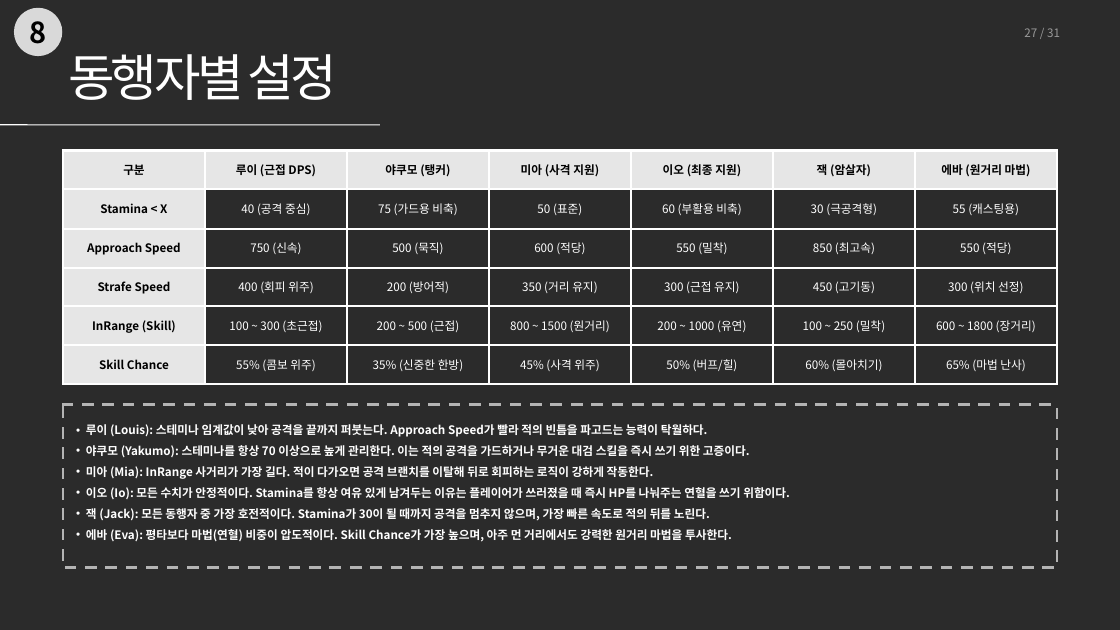
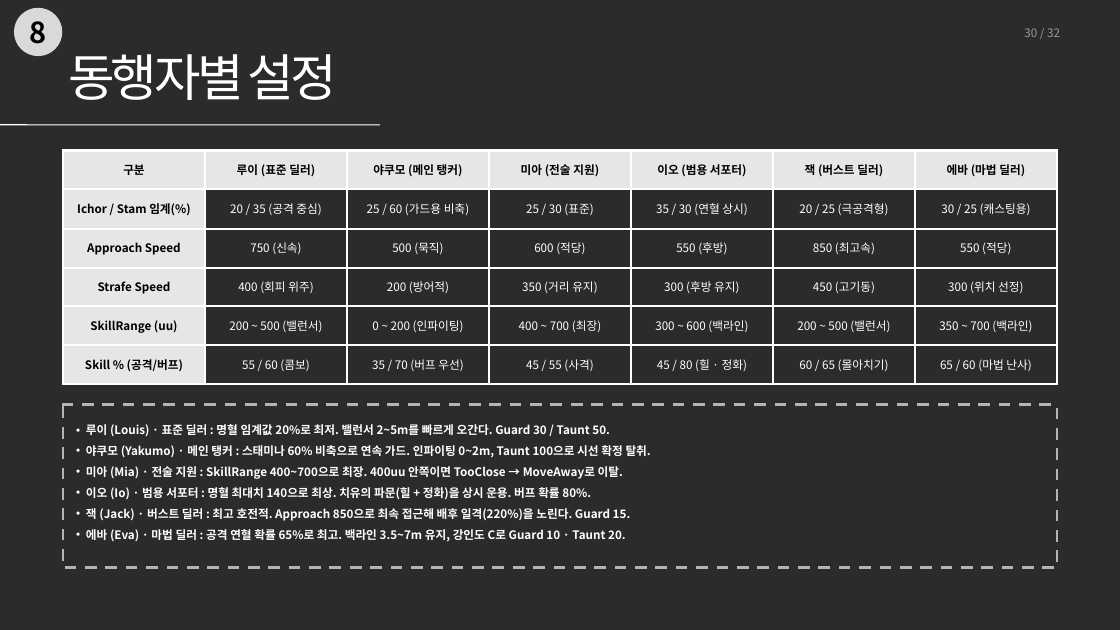
Before and after one commit to 0518tune/portfolio, a slide deck: slide 30 of files/수정본/동행자_BT설계.pptx (slide 27 before the commit). Drawn at 1120x630 pixels with LibreOffice and Linux fonts; fonts in the diff are those of the drawing; background and template pictures are left out; a plain dark background stands for a picture behind light text. Boxes give left, top, right and bottom in pixels: in the first picture for what was removed or moved away, otherwise in the second. Text is boxed around its words. In the diff, an @@ line names an element or a change of style, - is before the commit and + after.

```diff
--- a/files/수정본/동행자_BT설계.pptx
+++ b/files/수정본/동행자_BT설계.pptx
@@ text at (1024,28,1060,37): text changed @@
-27 / 31
+30 / 32
@@ table at (63,151,1058,384) @@
-row 1: 구분 | 루이 (근접 DPS) | 야쿠모 (탱커) | 미아 (사격 지원) | 이오 (최종 지원) | 잭 (암살자) | 에바 (원거리 마법)
+row 1: 구분 | 루이 (표준 딜러) | 야쿠모 (메인 탱커) | 미아 (전술 지원) | 이오 (범용 서포터) | 잭 (버스트 딜러) | 에바 (마법 딜러)
-row 2: Stamina < X | 40 (공격 중심) | 75 (가드용 비축) | 50 (표준) | 60 (부활용 비축) | 30 (극공격형) | 55 (캐스팅용)
+row 2: Ichor / Stam 임계(%) | 20 / 35 (공격 중심) | 25 / 60 (가드용 비축) | 25 / 30 (표준) | 35 / 30 (연혈 상시) | 20 / 25 (극공격형) | 30 / 25 (캐스팅용)
-row 3, column 5: 550 (밀착)
+row 3, column 5: 550 (후방)
-row 4, column 5: 300 (근접 유지)
+row 4, column 5: 300 (후방 유지)
-row 5: InRange (Skill) | 100 ~ 300 (초근접) | 200 ~ 500 (근접) | 800 ~ 1500 (원거리) | 200 ~ 1000 (유연) | 100 ~ 250 (밀착) | 600 ~ 1800 (장거리)
+row 5: SkillRange (uu) | 200 ~ 500 (밸런서) | 0 ~ 200 (인파이팅) | 400 ~ 700 (최장) | 300 ~ 600 (백라인) | 200 ~ 500 (밸런서) | 350 ~ 700 (백라인)
-row 6: Skill Chance | 55% (콤보 위주) | 35% (신중한 한방) | 45% (사격 위주) | 50% (버프/힐) | 60% (몰아치기) | 65% (마법 난사)
+row 6: Skill % (공격/버프) | 55 / 60 (콤보) | 35 / 70 (버프 우선) | 45 / 55 (사격) | 45 / 80 (힐 · 정화) | 60 / 65 (몰아치기) | 65 / 60 (마법 난사)
@@ text at (86,424,651,543): text changed @@
-  • 루이 (Louis): 스테미나 임계값이 낮아 공격을 끝까지 퍼붓는다. Approach Speed가 빨라 적의 빈틈을 파고드는 능력이 탁월하다.
-  • 야쿠모 (Yakumo): 스테미나를 항상 70 이상으로 높게 관리한다. 이는 적의 공격을 가드하거나 무거운 대검 스킬을 즉시 쓰기 위한 고증이다.
-  • 미아 (Mia): InRange 사거리가 가장 길다. 적이 다가오면 공격 브랜치를 이탈해 뒤로 회피하는 로직이 강하게 작동한다.
-  • 이오 (Io): 모든 수치가 안정적이다. Stamina를 항상 여유 있게 남겨두는 이유는 플레이어가 쓰러졌을 때 즉시 HP를 나눠주는 연혈을 쓰기 위함이다.
-  • 잭 (Jack): 모든 동행자 중 가장 호전적이다. Stamina가 30이 될 때까지 공격을 멈추지 않으며, 가장 빠른 속도로 적의 뒤를 노린다.
-  • 에바 (Eva): 평타보다 마법(연혈) 비중이 압도적이다. Skill Chance가 가장 높으며, 아주 먼 거리에서도 강력한 원거리 마법을 투사한다.
+  • 루이 (Louis) · 표준 딜러 : 명혈 임계값 20%로 최저. 밸런서 2~5m를 빠르게 오간다. Guard 30 / Taunt 50.
+  • 야쿠모 (Yakumo) · 메인 탱커 : 스태미나 60% 비축으로 연속 가드. 인파이팅 0~2m, Taunt 100으로 시선 확정 탈취.
+  • 미아 (Mia) · 전술 지원 : SkillRange 400~700으로 최장. 400uu 안쪽이면 TooClose → MoveAway로 이탈.
+  • 이오 (Io) · 범용 서포터 : 명혈 최대치 140으로 최상. 치유의 파문(힐 + 정화)을 상시 운용. 버프 확률 80%.
+  • 잭 (Jack) · 버스트 딜러 : 최고 호전적. Approach 850으로 최속 접근해 배후 일격(220%)을 노린다. Guard 15.
+  • 에바 (Eva) · 마법 딜러 : 공격 연혈 확률 65%로 최고. 백라인 3.5~7m 유지, 강인도 C로 Guard 10 · Taunt 20.
```
Also in this commit, not shown: 28 other slides changed, 2 slides added, 1 slide removed, 6 other files.
